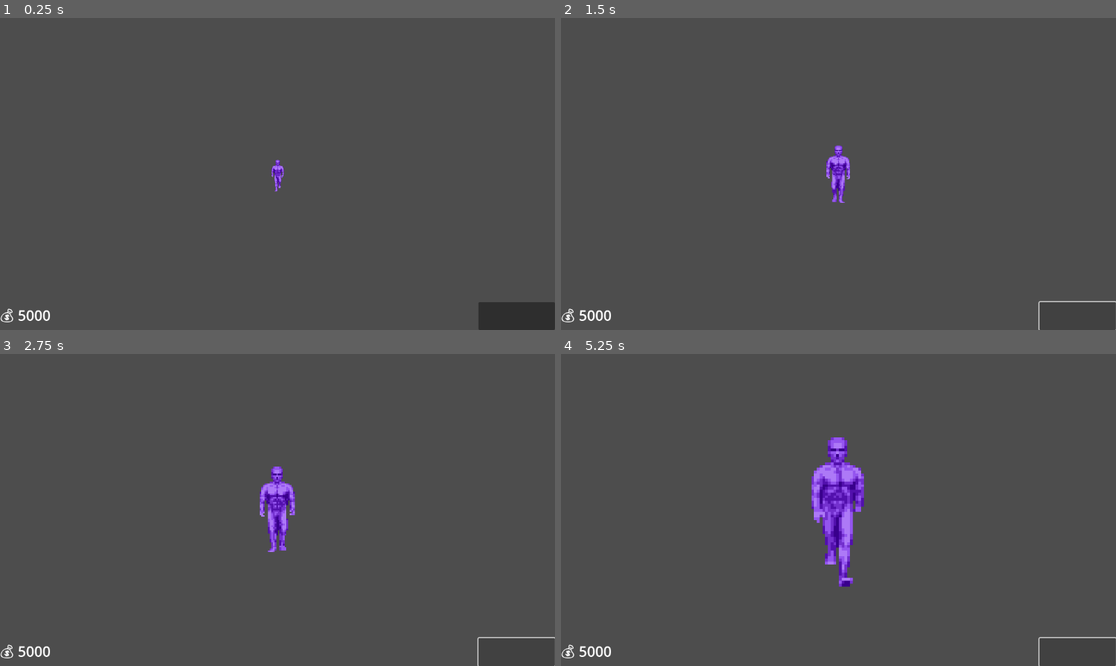
Above: before the commit, frames 1-4 (two rows, left to right).
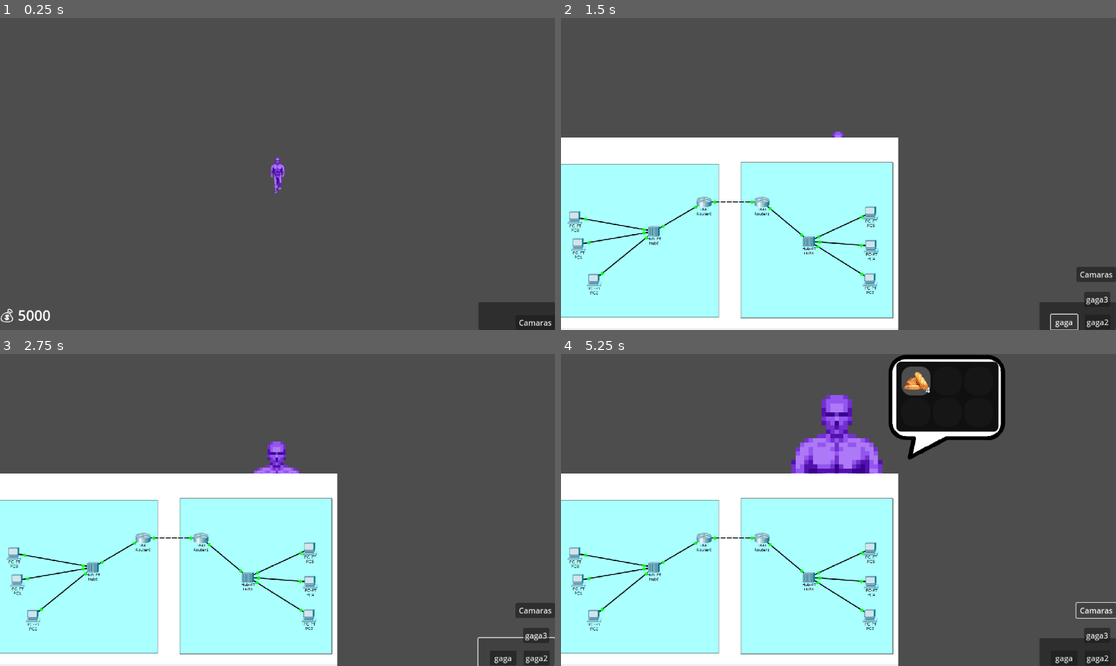
Above: after the commit, the same moments.

Repository: Rayclu/5noches
Game: Godot game, scene res://scenes/control.tscn
Two runs of this game, one before a commit and one after it. Both use one fixed random seed, a clock stepped at 60 frames per second and the inputs below. The project has no main scene, so this scene is started directly.
Inputs (mouse positions are in pixels of both pictures, inside the frame that each line leads up to):
- Up to frame 1 (0.25 s): no input
- Up to frame 2 (1.5 s): click (1077, 317) at 0.5 s; click (1066, 320) at 1.25 s, where only the run after the commit has a clickable "gaga"
- Up to frame 3 (2.75 s): click (516, 653) at 2 s
- Up to frame 4 (5.25 s): click (1099, 656) at 2.75 s, where only the run after the commit has a clickable "gaga2"; click (1099, 634) at 3.5 s, where only the run after the commit has a clickable "gaga3"; click (1093, 609) at 4.25 s, where only the run after the commit has a clickable "Camaras"; click (1093, 659) at 5 s, where only the run after the commit has a clickable "Camaras"

The runs differ from the first frame. In frame 1, 0.2% of the frame differs, in the area x 48-100%, y 44-99%; in frame 2, 38%; in frame 3, 38%; in frame 4, 46%, in the area x 0-100%, y 0-100%.

Commit message:
termine la integracion de las animaciones en la clase del cliente ahora por cada cliente existente tenes la nimacion cargada por lo que quieras se ahce loq ue encesites esoty re happy

Diff:
--- a/code/Clases/Cliente.gd
+++ b/code/Clases/Cliente.gd
@@ -1,8 +1,16 @@
 extends Node
+
+
 class_name Cliente
 var nombre
 var requeriments
 var asset
+var tween
+var animations
+
+signal EnterClient
+signal leftClient
+
 #fiar futura implementacion
 static func CreateInstance(name,listOfReq,image):
 	var cliente = Cliente.new()
@@ -11,6 +19,35 @@
 	cliente.requeriments = listOfReq
 	return cliente
 
+func EnterShop():
+	animations.play("Enter")
+	tween = create_tween()
+	tween.tween_property(animations, "scale", Vector2(9,9), 5)
+	await tween.finished
+	ConfigTween()
+	EnterClient.emit()
+
+func ConfigTween():
+	animations.stop()
+	animations.set_frame_and_progress(4,0.0)
+
+func BackClient():
+	#se toca el boton, se emite una señal, se ------ 	ClientPanel.hide()
+	animations.play("Back")
+	tween = create_tween()
+	tween.tween_property(animations,"scale",Vector2(2,2), 5)
+	await get_tree().create_timer(0.7).timeout
+	animations.sprite_frames.remove_frame("Back", 0)
+	await tween.finished
+	ConfigUI()
+	leftClient.emit()
+
+func ConfigUI():
+	animations.stop()
+	animations.hide()
+
+func SetAnimations(coupleAnima):
+	animations = coupleAnima
 
 func comprar():
 	pass
--- a/code/GLOBALS/Client.gd
+++ b/code/GLOBALS/Client.gd
@@ -1,11 +1,7 @@
 extends Node
 
 var requeriments:Array
-var client:Object
-
-
-func _ready() -> void:
-	ChoseElementsToBuy()
+var client:Cliente
 
 func ChoseElementsToBuy():
 	requeriments = []
@@ -35,5 +31,11 @@
 #	for req in requeriments:
 #		print(req.name)
 
+func CreateClient():
+	ChoseElementsToBuy()
+	client = Cliente.CreateInstance("pepe",requeriments,"gaga")
+
+
+
 func defineStoleProv():
 	pass
--- a/control.gd
+++ b/control.gd
@@ -1,53 +1,40 @@
 extends Control
 
 @onready var texture_rect = get_node("TextureRect")
-@onready var LeftAnimation:AnimatedSprite2D = get_node("Left")
+@onready var animations:AnimatedSprite2D = get_node("Left")
 @onready var button = get_node("Button")
 @onready var ClientPanel = $Nube
 
-var tween = create_tween()
-var i = 0
+signal bebe
 
 func _ready() -> void:
-	CLIENT.ChoseElementsToBuy()
-	button.connect("pressed",Callable(self,"StartAnimation"))
-	LeftAnimation.play("Enter")
-	tween.tween_property(LeftAnimation, "scale", Vector2(10,10), 10)
 	ClientPanel.hide()
+	CLIENT.CreateClient()#-- crea cliente
+	self.add_child(CLIENT.client) #-- lo meto de hijo apra que el tween ande(sino no me lo detecta y no hace zoom)
+	#-- conecto la señal para poder tener logica desde de que se ejecutan cosas
+	CLIENT.client.EnterClient.connect(Callable(self,"apearThings"))
+	CLIENT.client.leftClient.connect(Callable(self,"ClientHasLeft"))
+	bebe.connect(Callable(self,"leftClient"))
+	#-- le seteo las animaciones
+	CLIENT.client.SetAnimations(animations)
 
-func _input(event: InputEvent) -> void:
-	prints(Input.is_action_just_pressed("ui_accept"), i, !LeftAnimation.is_playing())
-	if Input.is_action_just_pressed("ui_accept")&& i==0 && !LeftAnimation.is_playing():
-		LeftAnimation.show()
-		LeftAnimation.play("Enter")
-		CLIENT.ChoseElementsToBuy()
-		tween.kill()
-		tween = create_tween()
-		tween.tween_property(LeftAnimation, "scale", Vector2(10, 10), 10)
+	CLIENT.client.EnterShop()
 
-func StartAnimation():
-	if LeftAnimation.animation == "Enter" && i==1:
-		ClientPanel.hide()
-		LeftAnimation.scale = Vector2(9,9)
-		LeftAnimation.play("Back")
-		var AnimationLeft = create_tween()
-		AnimationLeft.tween_property(LeftAnimation, "scale", Vector2(1,1), 10)
-		await get_tree().create_timer(0.5).timeout
-		LeftAnimation.sprite_frames.remove_frame("Back", 0)
-		i-=1
+func apearThings():
+	ClientPanel.show()
 
-func StoleAnimation():
-	pass
+func leftClient():
+	ClientPanel.hide()
+	CLIENT.client.BackClient()
+
+func ClientHasLeft():
+	print("se fueee wachooo")
 
 func _process(delta: float) -> void:
-	if int(LeftAnimation.scale[0]) == 9 && LeftAnimation.animation == "Enter":
-		LeftAnimation.stop()
-		LeftAnimation.set_frame_and_progress(4,0.0)
-		tween.kill()
-		ClientPanel.show()
-		i=1
-	if int(LeftAnimation.scale[0])== 2 && LeftAnimation.animation == "Back":
-		LeftAnimation.stop()
-		LeftAnimation.hide()
-
-	HUD.get_children()[0].hide()
+	if Input.is_action_just_pressed("ui_accept"):
+		bebe.emit()
+#func StoleAnimation():
+#	LeftAnimation.play("Stole")
+#	tween = create_tween()
+#	tween.tween_property(LeftAnimation,"scale",Vector2(2,2), 5)
+#	ClientPanel.hide()
--- a/scenes/control.tscn
+++ b/scenes/control.tscn
@@ -181,7 +181,7 @@
 [node name="Left" type="AnimatedSprite2D" parent="."]
 position = Vector2(577, 328)
 sprite_frames = SubResource("SpriteFrames_fd2iw")
-animation = &"Enter"
+animation = &"Stole"
 
 [node name="Button" type="Button" parent="."]
 layout_mode = 1
